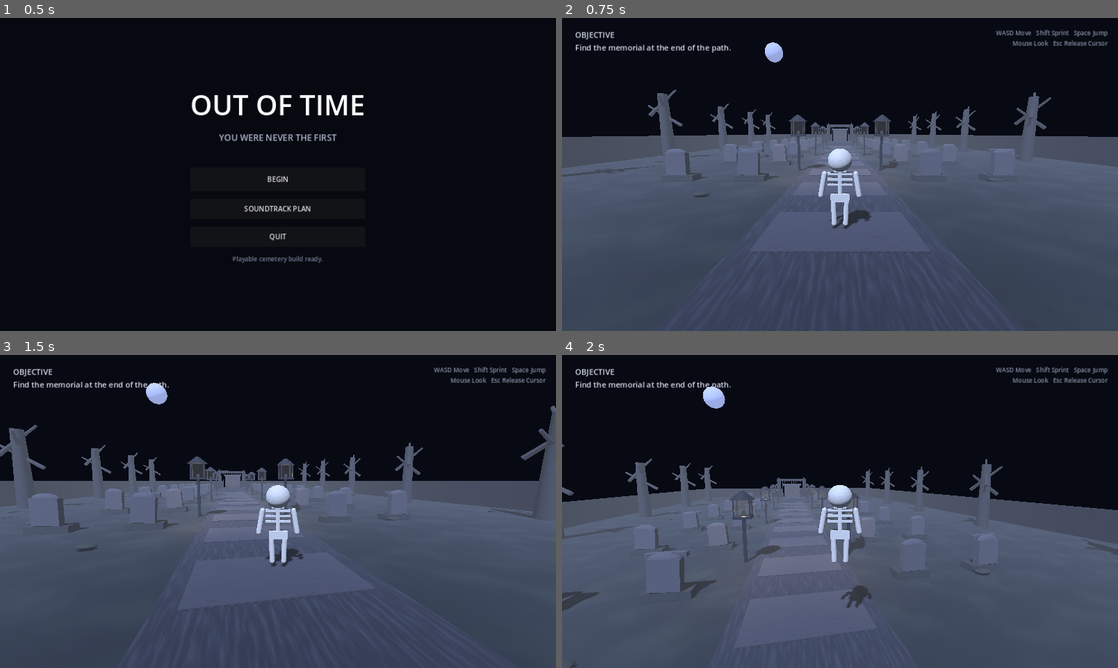
Above: before the commit, frames 1-4 (two rows, left to right).
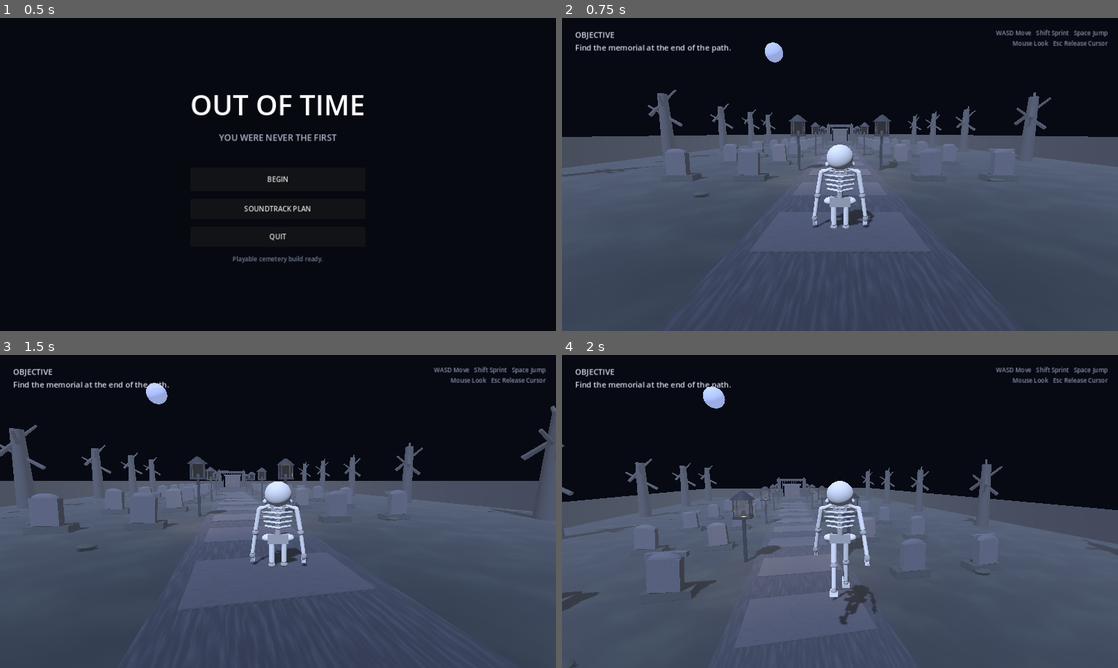
Above: after the commit, the same moments.

Repository: fuzeonspotify/outoftime
Game: Godot game, scene res://scenes/main.tscn
Same seed, same stepped clock (60 frames per second), same inputs: the game is played once before the commit and once after it.
Inputs (mouse positions are in pixels of both pictures, inside the frame that each line leads up to):
- Up to frame 1 (0.5 s): no input
- Up to frame 2 (0.75 s): click "BEGIN" at 0.5 s
- Up to frame 3 (1.5 s): tap Enter at 1.25 s; move the mouse to (305, 511) at 1.27 s; hold W (move_forward) from 1.28 s (still down); hold E (interact) from 1.28 s (still down)
- Up to frame 4 (2 s): keep holding W (move_forward); keep holding E (interact); tap Space (jump) at 1.52 s

Frame 1 is identical in both runs. In frame 2, 1.1% of the frame differs, in the area x 44-57%, y 40-68%; in frame 3, 1.1%; in frame 4, 1.4%, in the area x 45-57%, y 40-87%.
Error in both runs: Invalid assignment of property or key 'volume_linear' with value of type 'float' on a base object of type 'AudioStreamPlayer'. (res://scripts/audio/music_direc…

Commit message:
Enable detailed animated skeleton player

Diff:
--- a/scenes/player.tscn
+++ b/scenes/player.tscn
@@ -1,6 +1,10 @@
-[gd_scene load_steps=2 format=3]
+[gd_scene load_steps=3 format=3]
 
 [ext_resource type="Script" path="res://scripts/player/third_person_controller.gd" id="1_player"]
+[ext_resource type="Script" path="res://scripts/models/player_skeleton_model.gd" id="2_model"]
 
 [node name="SkeletonPlayer" type="CharacterBody3D"]
 script = ExtResource("1_player")
+
+[node name="PlayerModelUpgrade" type="Node" parent="."]
+script = ExtResource("2_model")
